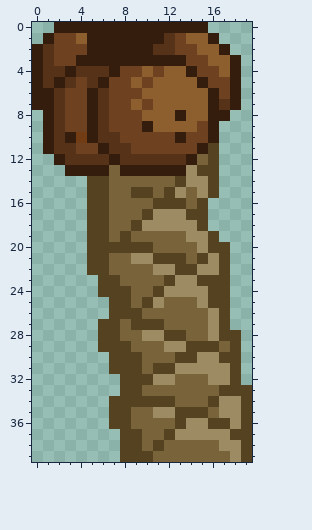
Pixel-art sprite: plants/trees/food/stem/dragonfruitwoodMFM/crown1.png. Above, as it was before the edit.
The file is 20x40 pixels.
Once edited:
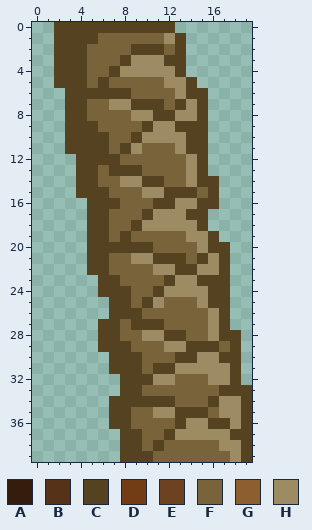
Palette (. is transparent): A #351d0e  B #563318  C #544221  D #723c15  E #6e4220  F #78633b  G #8d5e2e  H #9c8b63
The exact change:
@@ x 0..19 @@
- 0 ..AAAAAAAAAAAAAA....
- 1 .AEEGAAAAAAABEGGA...
- 2 ABEEEAAAAAABBEEGGA..
- 3 ABEEAAAAAAAAAAEEGGA.
- 4 ABBABBBAEEGEGGAEEGA.
- 5 ABABEBAEEGEGGGGAEEA.
- 6 AABEEABEEEGGGGGGAEA.
- 7 AABEEABEEGEGGGGGABA.
- 8 .ABEEABEEEGGGAGGAA..
- 9 .ABEEABEEEAGGGGEA...
-10 .ABADABBEEEEEAEEA...
-11 .ABBEEABBEEEEEEAC...
-12 ..ABBBBABBBBBBAFC...
-13 ...AAAAFAAAAAAHCC...
-14 .....CCFFFFFFCHHC...
-15 .....CCFFCCFCHFHC...
-16 .....CCFFFFCCCFC....
+ 0 ..CCCCCCCCCCC.......
+ 1 ..CCCCFFFFFFHC......
+ 2 ..CCCFFFFCCCFC......
+ 3 ..CCCFFFCHHHCC......
+ 4 ..CCCFFCHHHHHC......
+ 5 ..CCCFCFFFFFHHC.....
+ 6 ...CCCCCCFFFFHCC....
+ 7 ...CCFFHHCCCFCHC....
+ 8 ...CCFFFFHHCCHHC....
+ 9 ...CCCFFFFCHHCCC....
+10 ...CCCCFFCHHHHCC....
+11 ...CCCCFCHFFFHCC....
+12 ....CCCCFFFFFFHC....
+13 ....CCFCCCFFFFHC....
+14 ....CCFFHHCCFFHCC...
+15 ....CCCFFFHHCCCFC...
+16 .....CCCFFFCCHHCC...
 17 .....CCFFFCHHHCC....
